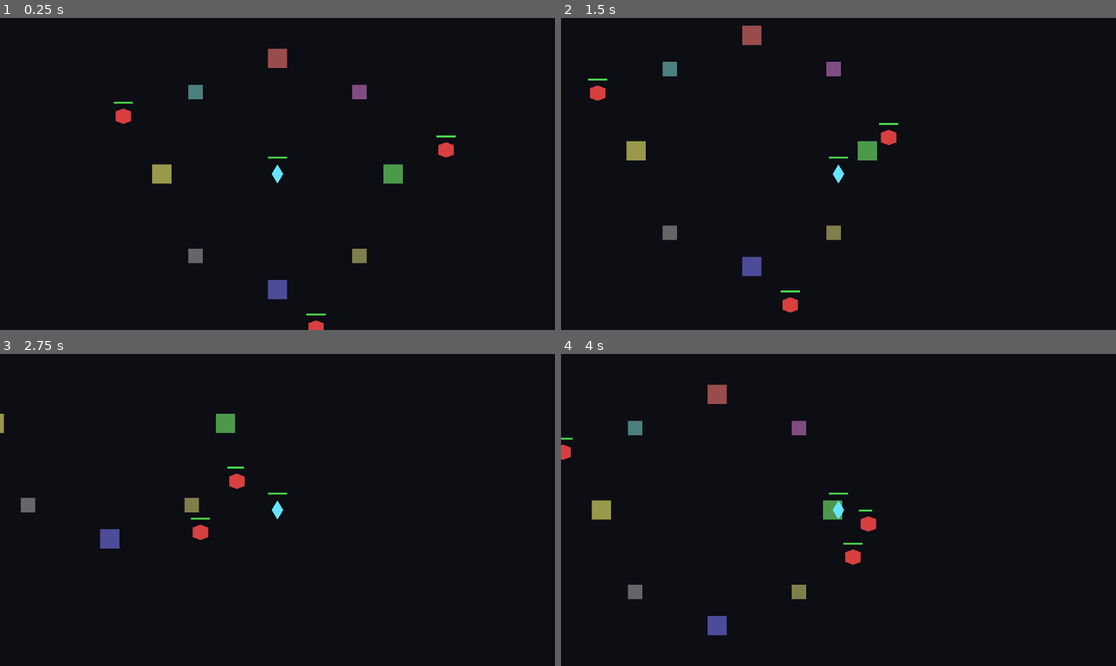
Above: before the commit, frames 1-4 (two rows, left to right).
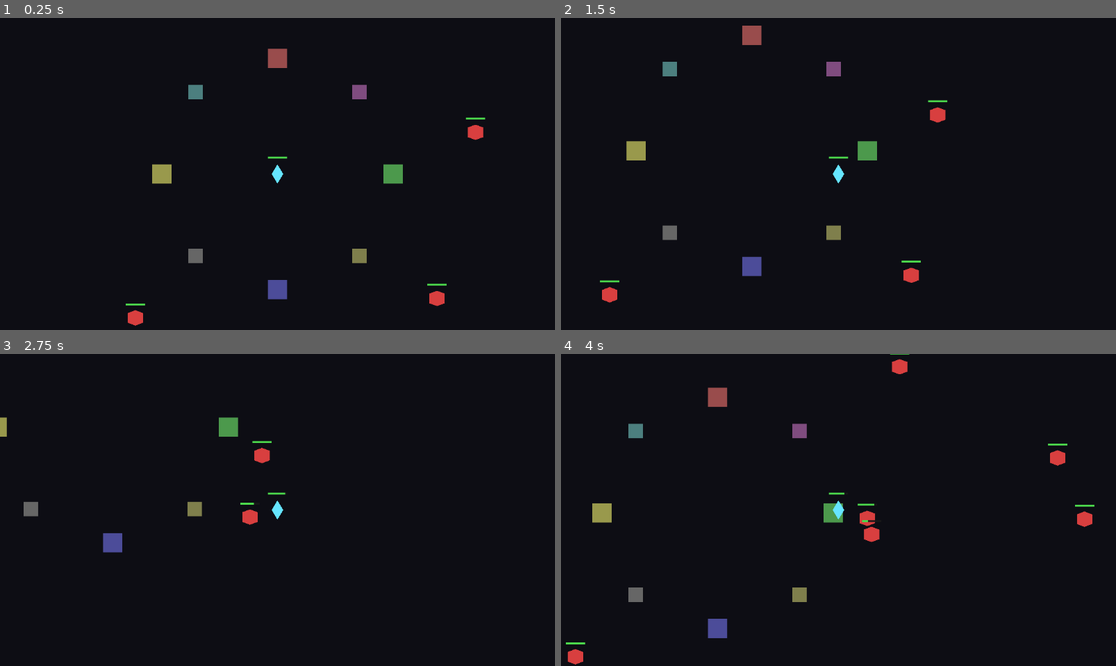
Above: after the commit, the same moments.

Repository: Rathe001/neurokore-requiem
Game: Godot game, scene res://scenes/world.tscn
Same seed, same stepped clock (60 frames per second), same inputs: the game is played once before the commit and once after it.
Inputs (mouse positions are in pixels of both pictures, inside the frame that each line leads up to):
- Up to frame 1 (0.25 s): no input
- Up to frame 2 (1.5 s): tap Enter at 0.5 s; move the mouse to (960, 158) at 0.52 s; hold D (move_right) 0.53-1.28 s; hold Right mouse button (attack_aoe) 0.53-1.28 s; click (960, 158) at 0.67 s; move the mouse to (727, 189) at 1.27 s; hold S (move_down) from 1.28 s (still down); click (727, 189) at 1.35 s
- Up to frame 3 (2.75 s): move the mouse to (333, 441) at 2.02 s; release S (move_down) at 2.03 s; hold D (move_right) from 2.03 s (still down); hold Right mouse button (attack_aoe) from 2.03 s (still down)
- Up to frame 4 (4 s): move the mouse to (810, 572) at 2.77 s; release D (move_right) at 2.78 s; release Right mouse button (attack_aoe) at 2.78 s; hold W (move_up) 2.78-3.53 s; click (810, 572) at 2.85 s; move the mouse to (1005, 556) at 3.52 s; hold A (move_left) from 3.53 s (still down); hold Right mouse button (attack_aoe) from 3.53 s (still down)

The runs differ from the first frame. In frame 1, 0.8% of the frame differs, in the area x 20-88%, y 26-100%; in frame 2, 0.9%; in frame 3, 1.1%; in frame 4, 1.7%, in the area x 0-97%, y 0-100%.

Commit message:
Add timer-based enemy spawner for density stress-testing
Extracts Enemy into its own scene so it can be instanced, replaces the
three hardcoded enemies with a ring-spawning EnemySpawner. Scaffolding
only — the real model is D2-style pre-placed enemies per level.

Co-Authored-By: Claude Opus 4.7 <noreply@anthropic.com>

Diff:
--- /dev/null
+++ b/game/scenes/enemy.tscn
@@ -0,0 +1,20 @@
+[gd_scene load_steps=4 format=3]
+
+[ext_resource type="Script" path="res://scripts/enemy.gd" id="1_enemy_script"]
+[ext_resource type="PackedScene" path="res://scenes/health_bar.tscn" id="2_health_bar"]
+
+[sub_resource type="CircleShape2D" id="CircleShape2D_enemy"]
+radius = 16.0
+
+[node name="Enemy" type="CharacterBody2D"]
+script = ExtResource("1_enemy_script")
+
+[node name="Visual" type="Polygon2D" parent="."]
+color = Color(0.85, 0.25, 0.25, 1)
+polygon = PackedVector2Array(-16, -10, 0, -16, 16, -10, 16, 10, 0, 16, -16, 10)
+
+[node name="CollisionShape2D" type="CollisionShape2D" parent="."]
+shape = SubResource("CircleShape2D_enemy")
+
+[node name="HealthBar" parent="." instance=ExtResource("2_health_bar")]
+position = Vector2(0, -28)
--- a/game/scenes/world.tscn
+++ b/game/scenes/world.tscn
@@ -1,13 +1,11 @@
 [gd_scene load_steps=6 format=3]
 
 [ext_resource type="Script" path="res://scripts/player.gd" id="1_player_script"]
-[ext_resource type="Script" path="res://scripts/enemy.gd" id="2_enemy_script"]
-[ext_resource type="PackedScene" path="res://scenes/health_bar.tscn" id="3_health_bar"]
+[ext_resource type="PackedScene" path="res://scenes/health_bar.tscn" id="2_health_bar"]
+[ext_resource type="Script" path="res://scripts/enemy_spawner.gd" id="3_spawner_script"]
+[ext_resource type="PackedScene" path="res://scenes/enemy.tscn" id="4_enemy_scene"]
 
 [sub_resource type="CircleShape2D" id="CircleShape2D_player"]
-radius = 16.0
-
-[sub_resource type="CircleShape2D" id="CircleShape2D_enemy"]
 radius = 16.0
 
 [node name="World" type="Node2D"]
@@ -54,49 +52,9 @@
 color = Color(0.4, 0.4, 0.4, 1)
 polygon = PackedVector2Array(-15, -15, 15, -15, 15, 15, -15, 15)
 
-[node name="Enemies" type="Node2D" parent="."]
-
-[node name="Enemy1" type="CharacterBody2D" parent="Enemies"]
-position = Vector2(350, -50)
-script = ExtResource("2_enemy_script")
-
-[node name="Visual" type="Polygon2D" parent="Enemies/Enemy1"]
-color = Color(0.85, 0.25, 0.25, 1)
-polygon = PackedVector2Array(-16, -10, 0, -16, 16, -10, 16, 10, 0, 16, -16, 10)
-
-[node name="CollisionShape2D" type="CollisionShape2D" parent="Enemies/Enemy1"]
-shape = SubResource("CircleShape2D_enemy")
-
-[node name="HealthBar" parent="Enemies/Enemy1" instance=ExtResource("3_health_bar")]
-position = Vector2(0, -28)
-
-[node name="Enemy2" type="CharacterBody2D" parent="Enemies"]
-position = Vector2(-320, -120)
-script = ExtResource("2_enemy_script")
-
-[node name="Visual" type="Polygon2D" parent="Enemies/Enemy2"]
-color = Color(0.85, 0.25, 0.25, 1)
-polygon = PackedVector2Array(-16, -10, 0, -16, 16, -10, 16, 10, 0, 16, -16, 10)
-
-[node name="CollisionShape2D" type="CollisionShape2D" parent="Enemies/Enemy2"]
-shape = SubResource("CircleShape2D_enemy")
-
-[node name="HealthBar" parent="Enemies/Enemy2" instance=ExtResource("3_health_bar")]
-position = Vector2(0, -28)
-
-[node name="Enemy3" type="CharacterBody2D" parent="Enemies"]
-position = Vector2(80, 320)
-script = ExtResource("2_enemy_script")
-
-[node name="Visual" type="Polygon2D" parent="Enemies/Enemy3"]
-color = Color(0.85, 0.25, 0.25, 1)
-polygon = PackedVector2Array(-16, -10, 0, -16, 16, -10, 16, 10, 0, 16, -16, 10)
-
-[node name="CollisionShape2D" type="CollisionShape2D" parent="Enemies/Enemy3"]
-shape = SubResource("CircleShape2D_enemy")
-
-[node name="HealthBar" parent="Enemies/Enemy3" instance=ExtResource("3_health_bar")]
-position = Vector2(0, -28)
+[node name="EnemySpawner" type="Node2D" parent="."]
+script = ExtResource("3_spawner_script")
+enemy_scene = ExtResource("4_enemy_scene")
 
 [node name="Player" type="CharacterBody2D" parent="."]
 script = ExtResource("1_player_script")
--- /dev/null
+++ b/game/scripts/enemy_spawner.gd
@@ -0,0 +1,40 @@
+extends Node2D
+class_name EnemySpawner
+
+# Drops enemies in waves at a configurable radius around the player.
+# Intentionally simple: random points on a ring, soft cap on concurrent
+# enemies. Meant for horde-density testing, not final encounter design.
+
+@export var enemy_scene: PackedScene
+@export var wave_interval: float = 3.0
+@export var wave_size: int = 3
+@export var spawn_radius: float = 420.0
+@export var max_alive: int = 30
+
+var _timer := 0.0
+
+func _process(delta: float) -> void:
+	_timer -= delta
+	if _timer <= 0.0:
+		_timer = wave_interval
+		_spawn_wave()
+
+func _spawn_wave() -> void:
+	if enemy_scene == null:
+		return
+	var player := _find_player()
+	if player == null:
+		return
+	var alive := get_tree().get_nodes_in_group(&"enemies").size()
+	if alive >= max_alive:
+		return
+	var budget: int = min(wave_size, max_alive - alive)
+	for i in budget:
+		var enemy := enemy_scene.instantiate()
+		var angle := randf() * TAU
+		enemy.global_position = player.global_position + Vector2.from_angle(angle) * spawn_radius
+		add_child(enemy)
+
+func _find_player() -> Node2D:
+	var players := get_tree().get_nodes_in_group(&"player")
+	return players[0] if players.size() > 0 else null
Not shown: 1 places in game/scenes/world.tscn that only renumber resources
Not shown, added: game/scripts/enemy_spawner.gd.uid
